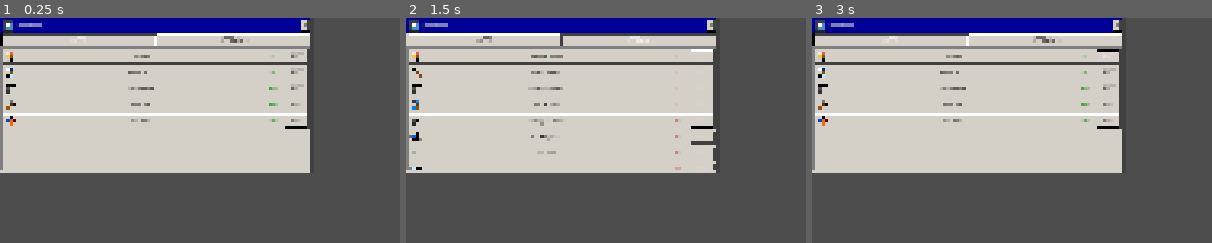
Above: before the commit, frames 1-3 (left to right).
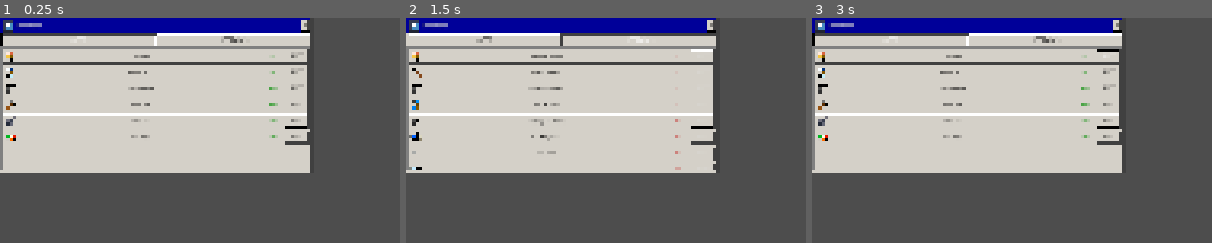
Above: after the commit, the same moments.

Repository: MatMaku/Window-Defender
Game: Godot game, scene res://Apps/Shop/ShopWindow.tscn
Two runs of this game, one before a commit and one after it. Both use one fixed random seed, a clock stepped at 60 frames per second and the inputs below. This scene is started directly instead of the project's main scene. The engine's default icon, where the game draws it, is replaced by a stand-in: a white triangle on a blue panel in a dark square.
Inputs:
- Up to frame 1 (0.25 s): no input
- Up to frame 2 (1.5 s): click "APPS" at 0.5 s; click "UPGRADES" at 1.25 s
- Up to frame 3 (3 s): click "APPS" at 2 s; click "BUY" at 2.75 s
The pictures show only the part of the screen within x 0-50%, y 0-50%; the shares and areas given below are measured in that part.

The runs differ from the first frame. In frame 1, 0.5% of the frame differs, in the area x 1-78%, y 43-57%; in frame 2, nothing differs; in frame 3, 0.5%.

Commit message:
App torreta
Agregue una app que apunta y dispara sola a enemigos cerca de la ventana

Diff:
--- a/Apps/Shop/ShopWindow.tscn
+++ b/Apps/Shop/ShopWindow.tscn
@@ -26,6 +26,7 @@
 [ext_resource type="Resource" uid="uid://cdxtebcfrqdqi" path="res://Shop/Upgrades/AutoShoot.tres" id="17_r42c3"]
 [ext_resource type="Resource" uid="uid://dmxi4sb148os4" path="res://Shop/Upgrades/AreaShoot.tres" id="18_7uw6s"]
 [ext_resource type="Resource" path="res://Shop/Apps/Firewall.tres" id="19_firewall"]
+[ext_resource type="Resource" path="res://Shop/Apps/Turret.tres" id="20_turret"]
 
 [sub_resource type="StyleBoxTexture" id="StyleBoxTexture_y01op"]
 texture = ExtResource("8_mmps8")
@@ -63,7 +64,7 @@
 offset_right = 332.47986
 offset_bottom = 167.0
 script = ExtResource("2_q1p86")
-app_offers = Array[ExtResource("3_db2gu")]([ExtResource("4_ijuus"), ExtResource("5_qxgmn"), ExtResource("6_jjmci"), ExtResource("7_gfy1l"), ExtResource("19_firewall")])
+app_offers = Array[ExtResource("3_db2gu")]([ExtResource("4_ijuus"), ExtResource("5_qxgmn"), ExtResource("6_jjmci"), ExtResource("7_gfy1l"), ExtResource("19_firewall"), ExtResource("20_turret")])
 upgrade_offers = Array[ExtResource("5_lodkv")]([ExtResource("9_6yepn"), ExtResource("8_1aln8"), ExtResource("10_6ma4d") …(202 unchanged characters)…
 offer_row_scene = ExtResource("6_13w5j")
 hide_scrollbars = true
--- /dev/null
+++ b/Apps/Turret/TurretProgram.tres
@@ -0,0 +1,15 @@
+[gd_resource type="Resource" script_class="ProgramData" format=3 uid="uid://dxnrdw7cil2hk"]
+
+[ext_resource type="Texture2D" uid="uid://d4b0hf0a3u0ea" path="res://Sprites/Icons/Turret Icon.png" id="1_h0gd3"]
+[ext_resource type="Script" uid="uid://cwpxv30ekbea1" path="res://Data/Programs/ProgramData.gd" id="2_program"]
+[ext_resource type="PackedScene" uid="uid://yfvi8vcpbq2l" path="res://Apps/Turret/TurretWindow.tscn" id="3_window"]
+
+[resource]
+script = ExtResource("2_program")
+program_id = &"Turret"
+display_name = "turret.exe"
+icon = ExtResource("1_h0gd3")
+window_scene = ExtResource("3_window")
+allow_multiple_instances = true
+default_window_size = Vector2(175, 165)
+ram_cost = 24
--- /dev/null
+++ b/Apps/Turret/TurretShortcut.tres
@@ -0,0 +1,9 @@
+[gd_resource type="Resource" script_class="DesktopShortcutData" load_steps=3 format=3]
+
+[ext_resource type="Script" path="res://Data/Programs/DesktopShortcutData.gd" id="1_shortcut"]
+[ext_resource type="Resource" path="res://Apps/Turret/TurretProgram.tres" id="2_program"]
+
+[resource]
+script = ExtResource("1_shortcut")
+program_data = ExtResource("2_program")
+start_position = Vector2(0, 0)
--- /dev/null
+++ b/Apps/Turret/TurretShotTracer.tscn
@@ -0,0 +1,11 @@
+[gd_scene load_steps=2 format=3]
+
+[ext_resource type="Script" path="res://Scripts/Turret/TurretShotTracer.gd" id="1_script"]
+
+[node name="TurretShotTracer" type="Line2D"]
+width = 3.0
+default_color = Color(1, 0.88, 0.2, 1)
+begin_cap_mode = 2
+end_cap_mode = 2
+antialiased = true
+script = ExtResource("1_script")
--- /dev/null
+++ b/Apps/Turret/TurretWindow.tscn
@@ -0,0 +1,82 @@
+[gd_scene format=3 uid="uid://yfvi8vcpbq2l"]
+
+[ext_resource type="PackedScene" uid="uid://hbauorlh8j83" path="res://Scenes/Windows/AppWindow.tscn" id="1_base"]
+[ext_resource type="Texture2D" uid="uid://dbh1pn4nwcnxs" path="res://Sprites/Windows/Window_Base_Hollow.png" id="2_dro2j"]
+[ext_resource type="Script" uid="uid://bfoam3hy1k77n" path="res://Scripts/Turret/TurretWindow.gd" id="2_script"]
+[ext_resource type="PackedScene" path="res://Apps/Turret/TurretShotTracer.tscn" id="4_tracer"]
+[ext_resource type="Texture2D" uid="uid://bw6n4s8ljxi78" path="res://Sprites/Torreta.png" id="4_vwp5w"]
+
+[sub_resource type="StyleBoxTexture" id="StyleBoxTexture_iwu7j"]
+texture = ExtResource("2_dro2j")
+texture_margin_left = 5.0
+texture_margin_top = 5.0
+texture_margin_right = 5.0
+texture_margin_bottom = 5.0
+
+[node name="TurretWindow" unique_id=1240826002 instance=ExtResource("1_base")]
+custom_minimum_size = Vector2(175, 165)
+custom_maximum_size = Vector2(190, 165)
+anchor_right = 0.0
+anchor_bottom = 0.0
+offset_right = 175.0
+offset_bottom = 165.0
+theme_override_styles/panel = SubResource("StyleBoxTexture_iwu7j")
+script = ExtResource("2_script")
+attack_damage = 2.0
+attack_range = 150.0
+fire_cooldown_seconds = 1.25
+rotation_speed_radians = 12.0
+aim_tolerance_degrees = 2.0
+sprite_angle_offset_degrees = 0.0
+tracer_scene = ExtResource("4_tracer")
+tracer_duration_seconds = 0.2
+recoil_distance = 6.0
+recoil_out_duration = 0.04
+recoil_return_duration = 0.09
+
+[node name="TitleLabel" parent="MainVBox/TitleBar/TitleHBox" parent_id_path=PackedInt32Array(1179717193) index="1" unique_id=278973000]
+text = "Turret.exe"
+
+[node name="TurretContent" type="CenterContainer" parent="MainVBox/ContentRoot" parent_id_path=PackedInt32Array(651446137) index="0" unique_id=542514674]
+layout_mode = 2
+
+[node name="TurretPivot" type="Control" parent="MainVBox/ContentRoot/TurretContent" index="0" unique_id=1368677214]
+unique_name_in_owner = true
+custom_minimum_size = Vector2(104, 104)
+layout_mode = 2
+mouse_filter = 2
+
+[node name="RecoilContainer" type="Control" parent="MainVBox/ContentRoot/TurretContent/TurretPivot" index="0" unique_id=1802888559]
+unique_name_in_owner = true
+layout_mode = 1
+anchors_preset = 15
+anchor_right = 1.0
+anchor_bottom = 1.0
+grow_horizontal = 2
+grow_vertical = 2
+mouse_filter = 2
+
+[node name="TurretTexture" type="TextureRect" parent="MainVBox/ContentRoot/TurretContent/TurretPivot/RecoilContainer" index="0" unique_id=388961094]
+unique_name_in_owner = true
+layout_mode = 1
+anchors_preset = 15
+anchor_right = 1.0
+anchor_bottom = 1.0
+offset_left = 2.0
+offset_top = 2.0
+offset_right = -2.0
+offset_bottom = -2.0
+grow_horizontal = 2
+grow_vertical = 2
+mouse_filter = 2
+texture = ExtResource("4_vwp5w")
+expand_mode = 1
+stretch_mode = 5
+
+[node name="AimOrigin" type="Marker2D" parent="MainVBox/ContentRoot/TurretContent/TurretPivot" index="1" unique_id=1770116864]
+unique_name_in_owner = true
+position = Vector2(52, 52)
+
+[node name="MuzzlePoint" type="Marker2D" parent="MainVBox/ContentRoot/TurretContent/TurretPivot" index="2" unique_id=488000839]
+unique_name_in_owner = true
+position = Vector2(52, 2)
--- a/Data/Persistence/GameContentRegistry.tres
+++ b/Data/Persistence/GameContentRegistry.tres
@@ -24,9 +24,10 @@
 [ext_resource type="Resource" path="res://Shop/Upgrades/Reload.tres" id="19_reload_upgrade"]
 [ext_resource type="Resource" path="res://Shop/Upgrades/Resolution.tres" id="20_resolution"]
 [ext_resource type="Resource" path="res://Apps/Firewall/FirewallProgram.tres" id="21_firewall"]
+[ext_resource type="Resource" path="res://Apps/Turret/TurretProgram.tres" id="22_turret"]
 
 [resource]
 script = ExtResource("1_registry")
-programs = Array[ExtResource("program_type")]([ExtResource("2_system"), ExtResource("3_miner"), ExtResource("4_shop"), ExtResource("5_ammo"), ExtResource("6_reload"), ExtResource("7_repair"), ExtResource("8_shooting"), ExtResource("21_firewall")])
+programs = Array[ExtResource("program_type")]([ExtResource("2_system"), ExtResource("3_miner"), ExtResource("4_shop"), ExtResource("5_ammo"), ExtResource("6_reload"), ExtResource("7_repair"), ExtResource("8_shooting"), ExtResource("21_firewall"), ExtResource("22_turret")])
 enemy_archetypes = Array[ExtResource("enemy_type")]([ExtResource("9_basic_virus")])
 upgrades = Array[ExtResource("upgrade_type")]([ExtResource("10_ammo_upgrade"), ExtResource("11_area_shoot"), ExtResourc …(252 unchanged characters)…
--- a/Scenes/Desktop/Desktop.tscn
+++ b/Scenes/Desktop/Desktop.tscn
@@ -37,7 +37,7 @@
 anchor_bottom = 1.0
 grow_horizontal = 2
 grow_vertical = 2
-pivot_offset = Vector2(960, 540)
+pivot_offset = Vector2(1280, 720)
 script = ExtResource("1_77fwn")
 executable_scene = ExtResource("2_rj8ej")
 shortcuts = Array[ExtResource("3_x17rd")]([ExtResource("8_cj3g8"), ExtResource("9_b33g3"), ExtResource("10_a4tqi")])
@@ -45,11 +45,12 @@
 
 [node name="Managers" type="Node" parent="." unique_id=1878957366]
 
-[node name="WindowManager" type="Node" parent="Managers" unique_id=948347316 node_paths=PackedStringArray("window_layer", "ram_manager")]
+[node name="WindowManager" type="Node" parent="Managers" unique_id=948347316 node_paths=PackedStringArray("window_layer", "ram_manager", "enemy_manager")]
 unique_name_in_owner = true
 script = ExtResource("2_k5q52")
 window_layer = NodePath("../../WindowLayer")
 ram_manager = NodePath("../RamManager")
+enemy_manager = NodePath("../EnemyManager")
 system_error_window_scene = ExtResource("10_b46w2")
 
 [node name="SystemManager" type="Node" parent="Managers" unique_id=766561543 node_paths=PackedStringArray("desktop", "window_manager")]
--- a/Scripts/Persistence/GameSaveValidator.gd
+++ b/Scripts/Persistence/GameSaveValidator.gd
@@ -341,6 +341,22 @@
 				return _invalid_field(
 					"desktop.windows.app_state.is_established"
 				)
+
+		if program_id == &"Turret":
+			if app_state.has("cooldown_remaining"):
+				if not SaveDataCodec.is_number(
+					app_state.get("cooldown_remaining")
+				):
+					return _invalid_field(
+						"desktop.windows.app_state.cooldown_remaining"
+					)
+
+				if float(
+					app_state.get("cooldown_remaining", -1.0)
+				) < 0.0:
+					return _invalid_field(
+						"desktop.windows.app_state.cooldown_remaining"
+					)
 
 		required_ram += maxi(0, program.ram_cost)
 		if not program.allow_multiple_instances:
--- /dev/null
+++ b/Scripts/Turret/TurretShotTracer.gd
@@ -0,0 +1,42 @@
+extends Line2D
+class_name TurretShotTracer
+
+var _original_start: Vector2 = Vector2.ZERO
+var _original_end: Vector2 = Vector2.ZERO
+
+
+func play(
+	start_global_position: Vector2,
+	end_global_position: Vector2,
+	duration_seconds: float
+) -> void:
+	_original_start = to_local(start_global_position)
+	_original_end = to_local(end_global_position)
+
+	clear_points()
+	add_point(_original_start)
+	add_point(_original_end)
+
+	var safe_duration: float = maxf(0.01, duration_seconds)
+	var tracer_tween: Tween = create_tween()
+	tracer_tween.tween_method(
+		_set_retraction_progress,
+		0.0,
+		1.0,
+		safe_duration
+	).set_trans(Tween.TRANS_LINEAR)
+	tracer_tween.finished.connect(queue_free)
+
+
+func _set_retraction_progress(progress: float) -> void:
+	if get_point_count() < 2:
+		return
+
+	set_point_position(
+		0,
+		_original_start.lerp(
+			_original_end,
+			clampf(progress, 0.0, 1.0)
+		)
+	)
+	set_point_position(1, _original_end)
--- /dev/null
+++ b/Scripts/Turret/TurretWindow.gd
@@ -0,0 +1,391 @@
+extends AppWindow
+class_name TurretWindow
+
+const TurretShotTracerClass = preload(
+	"res://Scripts/Turret/TurretShotTracer.gd"
+)
+
+@export_category("Combat")
+
+@export_range(0.0, 9999.0, 0.1)
+var attack_damage: float = 2.0
+
+@export_range(1.0, 4000.0, 1.0)
+var attack_range: float = 150.0
+
+@export_range(0.05, 60.0, 0.05)
+var fire_cooldown_seconds: float = 1.25
+
+@export_range(0.0, 30.0, 0.1)
+var rotation_speed_radians: float = 12.0
+
+@export_range(0.0, 45.0, 0.1)
+var aim_tolerance_degrees: float = 2.0
+
+@export_range(-360.0, 360.0, 0.5)
+var sprite_angle_offset_degrees: float = 0.0
+
+@export_category("Tracer")
+
+@export var tracer_scene: PackedScene
+
+@export_range(0.01, 1.0, 0.01)
+var tracer_duration_seconds: float = 0.2
+
+@export_category("Recoil")
+
+@export_range(0.0, 32.0, 0.5)
+var recoil_distance: float = 6.0
+
+@export_range(0.01, 1.0, 0.01)
+var recoil_out_duration: float = 0.04
+
+@export_range(0.01, 1.0, 0.01)
+var recoil_return_duration: float = 0.09
+
+@onready var turret_pivot: Control = %TurretPivot
+@onready var recoil_container: Control = %RecoilContainer
+@onready var aim_origin: Marker2D = %AimOrigin
+@onready var muzzle_point: Marker2D = %MuzzlePoint
+
+var _window_manager: WindowManager
+var _enemy_manager: EnemyManager
+var _target: DesktopVirus
+var _cooldown_remaining: float = 0.0
+var _was_dragging: bool = false
+var _recoil_base_position: Vector2 = Vector2.ZERO
+var _recoil_tween: Tween
+
+
+func configure_runtime_services(
+	window_manager: WindowManager,
+	enemy_manager: EnemyManager
+) -> void:
+	_window_manager = window_manager
+	_enemy_manager = enemy_manager
+
+
+func _ready() -> void:
+	super._ready()
+
+	_configure_rotation_geometry()
+	_recoil_base_position = recoil_container.position
+	_cooldown_remaining = maxf(0.0, fire_cooldown_seconds)
+
+	if _window_manager == null:
+		push_error("TurretWindow requires WindowManager.")
+
+	if _enemy_manager == null:
+		push_error("TurretWindow requires EnemyManager.")
+
+
+func _exit_tree() -> void:
+	_target = null
+
+	if _recoil_tween != null and _recoil_tween.is_running():
+		_recoil_tween.kill()
+
+
+func _process(delta: float) -> void:
+	if _window_manager == null or _enemy_manager == null:
+		return
+
+	if is_opening():
+		return
+
+	if is_being_dragged():
+		_suspend_for_drag()
+		return
+
+	if _was_dragging:
+		_was_dragging = false
+		_target = null
+
+	_cooldown_remaining = maxf(
+		0.0,
+		_cooldown_remaining - delta
+	)
+
+	var active_enemies: Array[DesktopVirus] = (
+		_enemy_manager.get_active_enemies()
+	)
+	if not _is_target_valid(_target, active_enemies):
+		_target = _find_nearest_visible_enemy(active_enemies)
+
+	if _target == null:
+		return
+
+	_rotate_towards_target(_target, delta)
+
+	if _cooldown_remaining > 0.0:
+		return
+
+	if not _is_target_valid(_target, active_enemies):
+		_target = null
+		return
+
+	if not _is_aim_aligned(_target):
+		return
+
+	_fire_at_target(_target)
+
+
+func create_save_snapshot() -> Dictionary:
+	return {
+		"cooldown_remaining": maxf(
+			0.0,
+			_cooldown_remaining
+		)
+	}
+
+
+func restore_from_save_snapshot(snapshot: Dictionary) -> void:
+	_cooldown_remaining = clampf(
+		float(
+			snapshot.get(
+				"cooldown_remaining",
+				fire_cooldown_seconds
+			)
+		),
+		0.0,
+		fire_cooldown_seconds
+	)
+	_target = null
+	_was_dragging = false
+	_reset_recoil()
+
+
+func prepare_after_restore() -> void:
+	super.prepare_after_restore()
+	_target = null
+	_was_dragging = false
+	_reset_recoil()
+
+
+func get_cooldown_remaining() -> float:
+	return maxf(0.0, _cooldown_remaining)
+
+
+func _suspend_for_drag() -> void:
+	if _was_dragging:
+		return
+
+	_was_dragging = true
+	_target = null
+
+
+func _find_nearest_visible_enemy(
+	active_enemies: Array[DesktopVirus]
+) -> DesktopVirus:
+	var nearest_enemy: DesktopVirus
+	var nearest_distance_squared: float = INF
+	var origin: Vector2 = aim_origin.global_position
+
+	for enemy: DesktopVirus in active_enemies:
+		if not _is_target_valid(enemy, active_enemies):
+			continue
+
+		var distance_squared: float = origin.distance_squared_to(
+			enemy.get_center_global_position()
+		)
+		if distance_squared >= nearest_distance_squared:
+			continue
+
+		nearest_enemy = enemy
+		nearest_distance_squared = distance_squared
+
+	return nearest_enemy
+
+
+func _is_target_valid(
+	enemy: DesktopVirus,
+	active_enemies: Array[DesktopVirus]
+) -> bool:
+	if enemy == null or not is_instance_valid(enemy):
+		return false
+
+	if enemy.is_dead() or not active_enemies.has(enemy):
+		return false
+
+	var range_origin: Vector2 = aim_origin.global_position
+	var target_position: Vector2 = (
+		enemy.get_center_global_position()
+	)
+	if range_origin.distance_to(target_position) > attack_range:
+		return false
+
+	return not _window_manager.is_shot_path_blocked(
+		muzzle_point.global_position,
+		target_position,
+		self
+	)
+
+
+func _rotate_towards_target(
+	enemy: DesktopVirus,
+	delta: float
+) -> void:
+	var pivot_global_position: Vector2 = aim_origin.global_position
+	var target_direction: Vector2 = (
+		pivot_global_position.direction_to(
+			enemy.get_center_global_position()
+		)
+	)
+	if target_direction == Vector2.ZERO:
+		return
+
+	var barrel_direction: Vector2 = _get_local_barrel_direction()
+	var desired_rotation: float = (
+		target_direction.angle()
+		- barrel_direction.angle()
+		+ deg_to_rad(sprite_angle_offset_degrees)
+	)
+	if rotation_speed_radians <= 0.0:
+		turret_pivot.rotation = desired_rotation
+		return
+
+	var maximum_rotation: float = (
+		rotation_speed_radians * delta
+	)
+	turret_pivot.rotation = rotate_toward(
+		turret_pivot.rotation,
+		desired_rotation,
+		maximum_rotation
+	)
+
+
+func _is_aim_aligned(enemy: DesktopVirus) -> bool:
+	var aim_position: Vector2 = aim_origin.global_position
+	var target_direction: Vector2 = aim_position.direction_to(
+		enemy.get_center_global_position()
+	)
+	if target_direction == Vector2.ZERO:
+		return true
+
+	var barrel_direction: Vector2 = aim_position.direction_to(
+		muzzle_point.global_position
+	)
+	if barrel_direction == Vector2.ZERO:
+		return false
+
+	var angular_error: float = absf(
+		barrel_direction.angle_to(target_direction)
+	)
+	return angular_error <= deg_to_rad(
+		maxf(0.0, aim_tolerance_degrees)
+	)
+
+
+func _fire_at_target(enemy: DesktopVirus) -> void:
+	if enemy == null or not is_instance_valid(enemy):
+		return
+
+	var start_global_position: Vector2 = (
+		muzzle_point.global_position
+	)
+	var end_global_position: Vector2 = (
+		enemy.get_center_global_position()
+	)
+	if _window_manager.is_shot_path_blocked(
+		start_global_position,
+		end_global_position,
+		self
+	):
+		_target = null
+		return
+
+	var applied_damage: float = enemy.receive_damage(
+		maxf(0.0, attack_damage)
+	)
+	if applied_damage <= 0.0:
+		_target = null
+		return
+
+	_spawn_tracer(
+		start_global_position,
+		end_global_position
+	)
+	_play_recoil()
+	_cooldown_remaining = maxf(
+		0.0,
+		fire_cooldown_seconds
+	)
+
+	if enemy.is_dead():
+		_target = null
+
+
+func _spawn_tracer(
+	start_global_position: Vector2,
+	end_global_position: Vector2
+) -> void:
+	if tracer_scene == null:
+		return
+
+	if _window_manager.window_layer == null:
+		return
+
+	var tracer: TurretShotTracerClass = (
+		tracer_scene.instantiate()
+		as TurretShotTracerClass
+	)
+	if tracer == null:
+		push_error(
+			"Turret tracer scene must inherit TurretShotTracer."
+		)
+		return
+
+	_window_manager.window_layer.add_child(tracer)
+	tracer.z_index = z_index
+	tracer.play(
+		start_global_position,
+		end_global_position,
+		tracer_duration_seconds
+	)
+
+
+func _play_recoil() -> void:
+	_reset_recoil()
+
+	var muzzle_direction: Vector2 = _get_local_barrel_direction()
+
+	var recoil_position: Vector2 = (
+		_recoil_base_position
+		- muzzle_direction * recoil_distance
+	)
+	_recoil_tween = create_tween()
+	_recoil_tween.tween_property(
+		recoil_container,
+		"position",
+		recoil_position,
+		maxf(0.01, recoil_out_duration)
+	).set_trans(Tween.TRANS_QUAD).set_ease(Tween.EASE_OUT)
+	_recoil_tween.tween_property(
+		recoil_container,
+		"position",
+		_recoil_base_position,
+		maxf(0.01, recoil_return_duration)
+	).set_trans(Tween.TRANS_QUAD).set_ease(Tween.EASE_IN)
+
+
+func _configure_rotation_geometry() -> void:
+	turret_pivot.pivot_offset = aim_origin.position
+
+
+func _get_local_barrel_direction() -> Vector2:
+	var direction: Vector2 = (
+		muzzle_point.position - aim_origin.position
+	)
+	if direction == Vector2.ZERO:
+		return Vector2.RIGHT
+
+	return direction.normalized()
+
+
+func _reset_recoil() -> void:
+	if _recoil_tween != null and _recoil_tween.is_running():
+		_recoil_tween.kill()
+
+	_recoil_tween = null
+	if recoil_container != null:
+		recoil_container.position = _recoil_base_position
--- a/Scripts/Windows/AppWindow.gd
+++ b/Scripts/Windows/AppWindow.gd
@@ -70,6 +70,13 @@
 	if program_data.default_window_size != Vector2.ZERO:
 		custom_minimum_size = program_data.default_window_size
 		size = program_data.default_window_size
+
+
+func configure_runtime_services(
+	_window_manager: WindowManager,
+	_enemy_manager: EnemyManager
+) -> void:
+	pass
 
 
 func play_open_animation(
@@ -138,6 +145,10 @@
 
 func is_opening() -> bool:
 	return _is_opening
+
+
+func is_being_dragged() -> bool:
+	return _is_dragging
 
 
 func cancel_drag_for_save() -> void:
--- a/Scripts/Windows/WindowManager.gd
+++ b/Scripts/Windows/WindowManager.gd
@@ -12,6 +12,7 @@
 
 @export var window_layer: Control
 @export var ram_manager: RamManager
+@export var enemy_manager: EnemyManager
 @export var system_error_window_scene: PackedScene
 
 var _z_index_counter: int = 100
@@ -441,6 +442,56 @@
 	)
 
 
+func get_shot_blocking_window_on_global_segment(
+	from_global_position: Vector2,
+	to_global_position: Vector2,
+	ignored_window: AppWindow = null
+) -> AppWindow:
+	if window_layer == null:
+		return null
+
+	for index: int in range(
+		window_layer.get_child_count() - 1,
+		-1,
+		-1
+	):
+		var child: Node = window_layer.get_child(index)
+		var window: AppWindow = child as AppWindow
+
+		if window == null or window == ignored_window:
+			continue
+
+		if not window.is_visible_in_tree():
+			continue
+
+		if not window.blocks_shots:
+			continue
+
+		if _global_segment_intersects_window(
+			from_global_position,
+			to_global_position,
+			window
+		):
+			return window
+
+	return null
+
+
+func is_shot_path_blocked(
+	from_global_position: Vector2,
+	to_global_position: Vector2,
+	ignored_window: AppWindow = null
+) -> bool:
+	return (
+		get_shot_blocking_window_on_global_segment(
+			from_global_position,
+			to_global_position,
+			ignored_window
+		)
+		!= null
+	)
+
+
 func _resolve_references() -> void:
 	if window_layer == null:
 		window_layer = (
@@ -454,6 +505,12 @@
 			as RamManager
 		)
 
+	if enemy_manager == null:
+		enemy_manager = (
+			get_node_or_null("../EnemyManager")
+			as EnemyManager
+		)
+
 
 func _validate_dependencies() -> void:
 	if window_layer == null:
@@ -464,6 +521,12 @@
 	if ram_manager == null:
 		push_error(
 			"WindowManager could not find RamManager."
+		)
+
+	if enemy_manager == null:
+		push_warning(
+			"WindowManager has no EnemyManager; enemy-aware "
+			+ "applications will remain inactive."
 		)
 
 
@@ -511,7 +574,79 @@
 		)
 		return null
 
+	window.configure_runtime_services(
+		self,
+		enemy_manager
+	)
+
 	return window
+
+
+func _global_segment_intersects_window(
+	from_global_position: Vector2,
+	to_global_position: Vector2,
+	window: AppWindow
+) -> bool:
+	if window == null:
+		return false
+
+	var window_rect: Rect2 = window.get_global_rect()
+	if window_rect.has_point(from_global_position):
+		return true
+
+	if window_rect.has_point(to_global_position):
+		return true
+
+	var top_left: Vector2 = window_rect.position
+	var top_right: Vector2 = Vector2(
+		window_rect.end.x,
+		window_rect.position.y
+	)
+	var bottom_right: Vector2 = window_rect.end
+	var bottom_left: Vector2 = Vector2(
+		window_rect.position.x,
+		window_rect.end.y
+	)
+	return (
+		_segments_intersect(
+			from_global_position,
+			to_global_position,
+			top_left,
+			top_right
+		)
+		or _segments_intersect(
+			from_global_position,
+			to_global_position,
+			top_right,
+			bottom_right
+		)
+		or _segments_intersect(
+			from_global_position,
+			to_global_position,
+			bottom_right,
+			bottom_left
+		)
+		or _segments_intersect(
+			from_global_position,
+			to_global_position,
+			bottom_left,
+			top_left
+		)
+	)
+
+
+func _segments_intersect(
+	first_start: Vector2,
+	first_end: Vector2,
+	second_start: Vector2,
+	second_end: Vector2
+) -> bool:
+	return Geometry2D.segment_intersects_segment(
+		first_start,
+		first_end,
+		second_start,
+		second_end
+	) != null
 
 
 func _restore_program_window(
--- /dev/null
+++ b/Shop/Apps/Turret.tres
@@ -0,0 +1,10 @@
+[gd_resource type="Resource" script_class="ShopAppOfferData" load_steps=3 format=3]
+
+[ext_resource type="Script" path="res://Data/Shop/ShopAppOfferData.gd" id="1_offer"]
+[ext_resource type="Resource" path="res://Apps/Turret/TurretProgram.tres" id="2_program"]
+
+[resource]
+script = ExtResource("1_offer")
+offer_id = &"Turret"
+program_data = ExtResource("2_program")
+price = 200
Not shown: 1 places in Data/Persistence/GameContentRegistry.tres that only renumber resources
Not shown, added: Scripts/Turret/TurretShotTracer.gd.uid
Not shown, added: Scripts/Turret/TurretWindow.gd.uid
Binary file added: Sprites/Icons/Turret Icon.png
Not shown, added: Sprites/Icons/Turret Icon.png.import
Binary file added: Sprites/Torreta.png
Not shown, added: Sprites/Torreta.png.import
Not shown, changed: docs/ARCHITECTURE.md
Not shown, changed: docs/DATA_MODEL.md
Not shown, changed: docs/GAMEPLAY_SYSTEMS.md
Not shown, changed: docs/PROJECT_OVERVIEW.md
Not shown, changed: docs/SIGNALS.md
